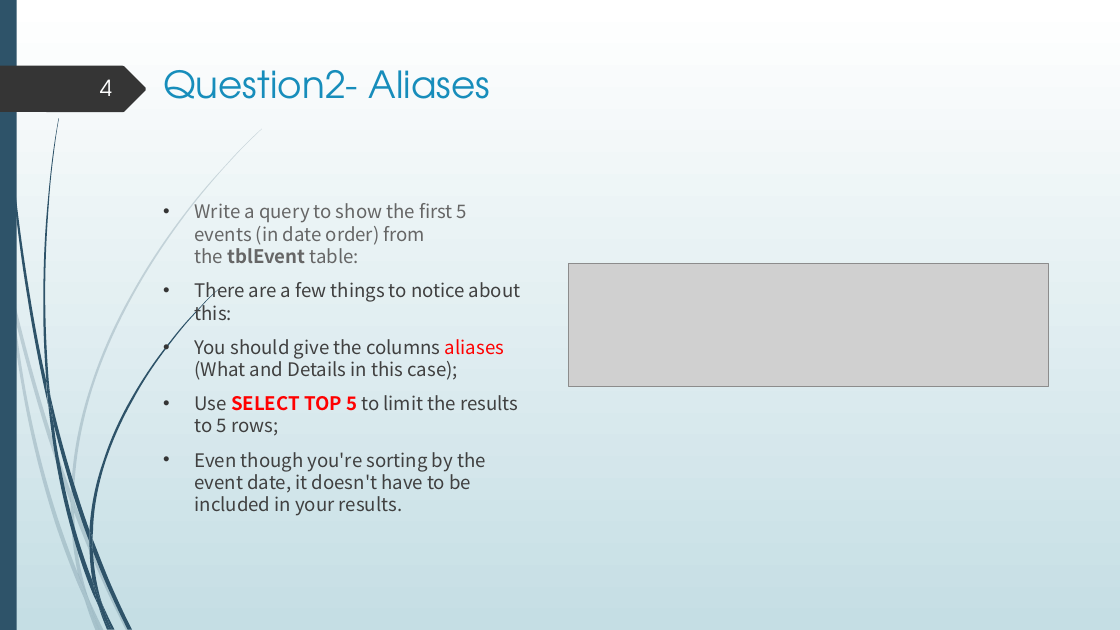
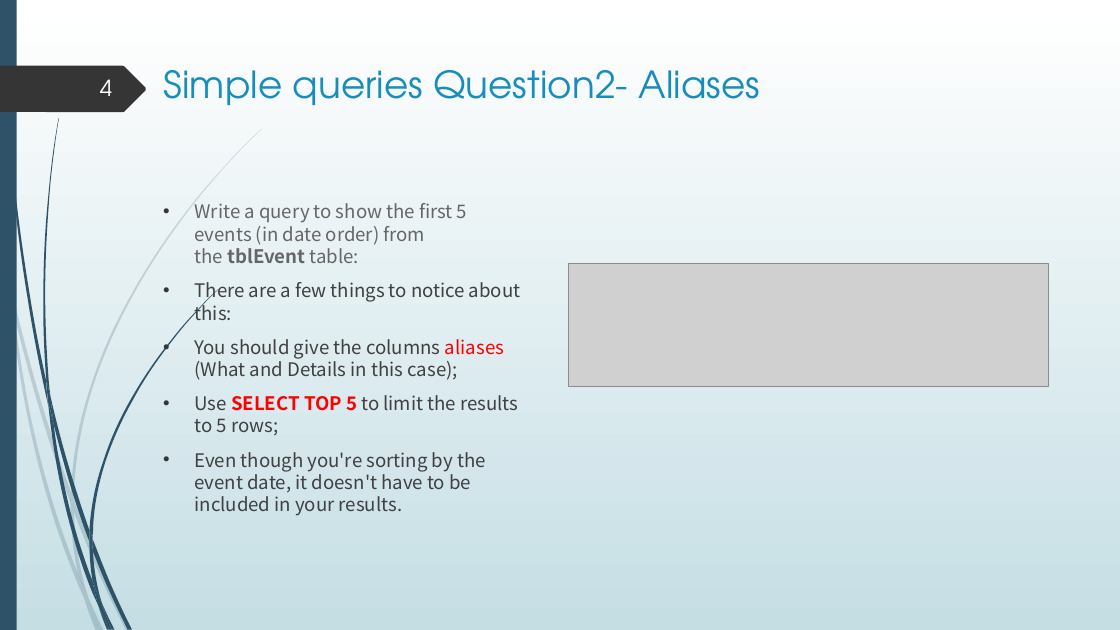
Before and after one commit to hsu0808/mssql-learning-2023-summer, a slide deck: slide 4 of sql answer.pptx. Drawn at 1120x630 pixels with LibreOffice and Linux fonts; fonts in the diff are those of the drawing; grey boxes stand for pictures. Boxes give left, top, right and bottom in pixels: in the first picture for what was removed or moved away, otherwise in the second. Text is boxed around its words. In the diff, an @@ line names an element or a change of style, - is before the commit and + after.

```diff
--- a/sql answer.pptx
+++ b/sql answer.pptx
@@ title at (163, 70, 760, 105): text changed @@
-Question2- Aliases
+Simple queries Question2- Aliases
```
Also in this commit, not shown: 1 other slide changed, 4 slides added.
